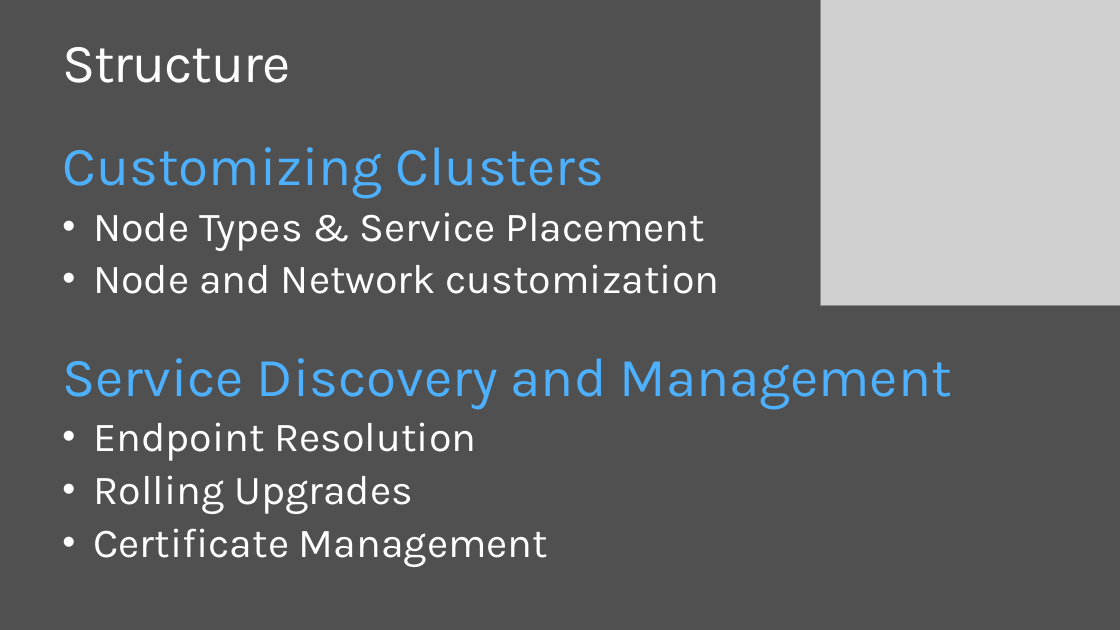
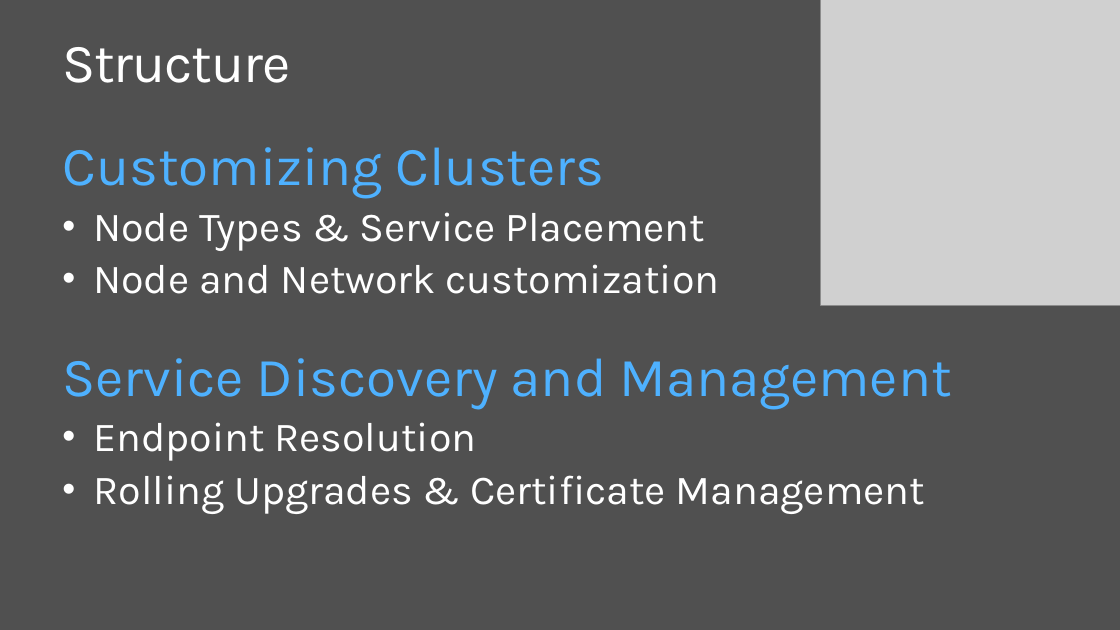
Before and after one commit to brentstineman/PersonalStuff, a slide deck: slide 5 of Presentations/Service Fabric/ServiceFabric - Real World.pptx (slide 4 before the commit). Drawn at 1120x630 pixels with LibreOffice and Linux fonts; fonts in the diff are those of the drawing; grey boxes stand for pictures. Boxes give left, top, right and bottom in pixels: in the first picture for what was removed or moved away, otherwise in the second. Text is boxed around its words. In the diff, an @@ line names an element or a change of style, - is before the commit and + after.

```diff
--- a/Presentations/Service Fabric/ServiceFabric - Real World.pptx
+++ b/Presentations/Service Fabric/ServiceFabric - Real World.pptx
@@ text at (93,475,925,514): text changed @@
-• Rolling Upgrades
-• Certificate Management
+• Rolling Upgrades & Certificate Management
```
Also in this commit, not shown: 6 other slides changed, 2 slides added, 12 other files.
